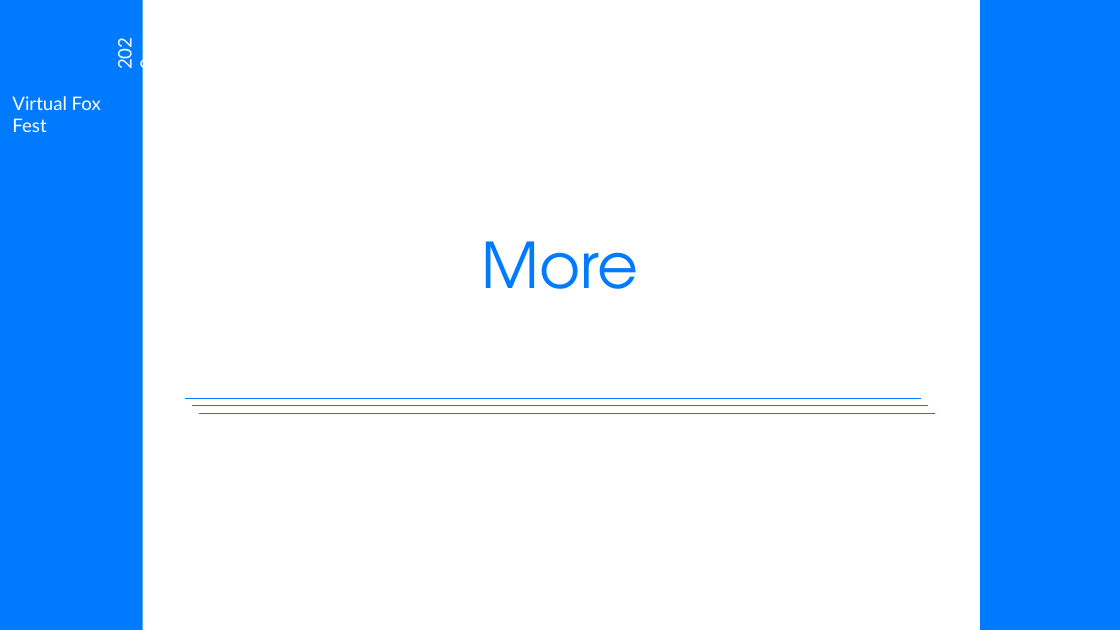
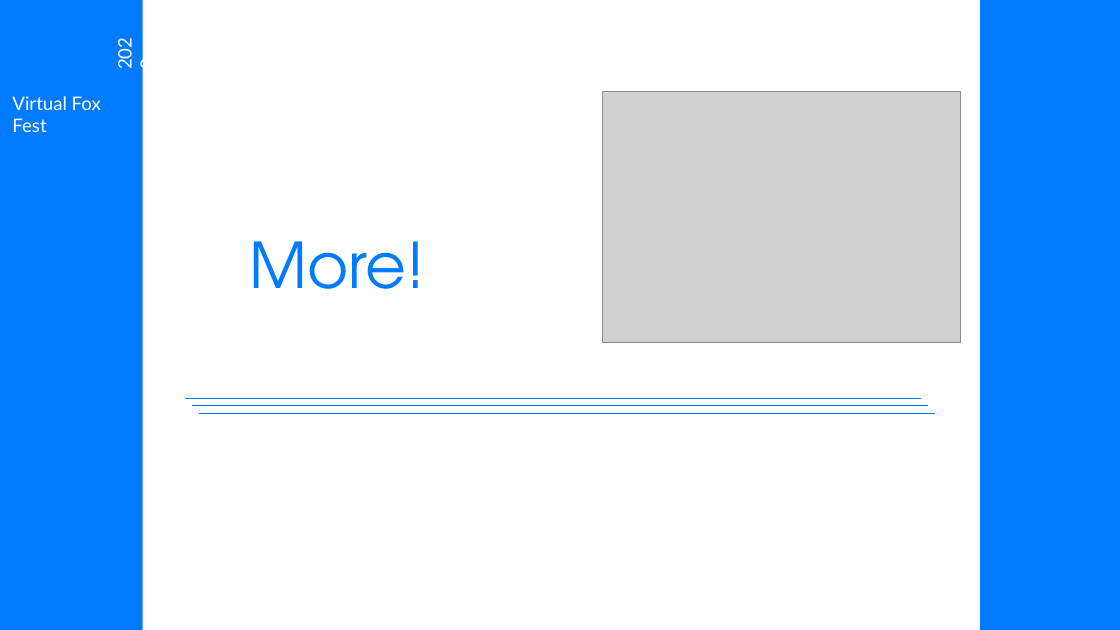
Before and after one commit to eselje/XToDos, a slide deck: slide 48 of Docs/Selje_XSharpFromScratch_Slides.pptx (slide 34 before the commit). Drawn at 1120x630 pixels with LibreOffice and Linux fonts; fonts in the diff are those of the drawing; grey boxes stand for pictures; background and template pictures are left out. Boxes give left, top, right and bottom in pixels: in the first picture for what was removed or moved away, otherwise in the second. Text is boxed around its words. In the diff, an @@ line names an element or a change of style, - is before the commit and + after.

```diff
--- a/Docs/Selje_XSharpFromScratch_Slides.pptx
+++ b/Docs/Selje_XSharpFromScratch_Slides.pptx
@@ picture added at box(602, 91, 960, 342) @@
@@ title at box(249, 241, 425, 289): text changed @@
-More
+More!
```
Also in this commit, not shown: 9 other slides changed, 18 slides added, 4 slides removed, 5 other files.
